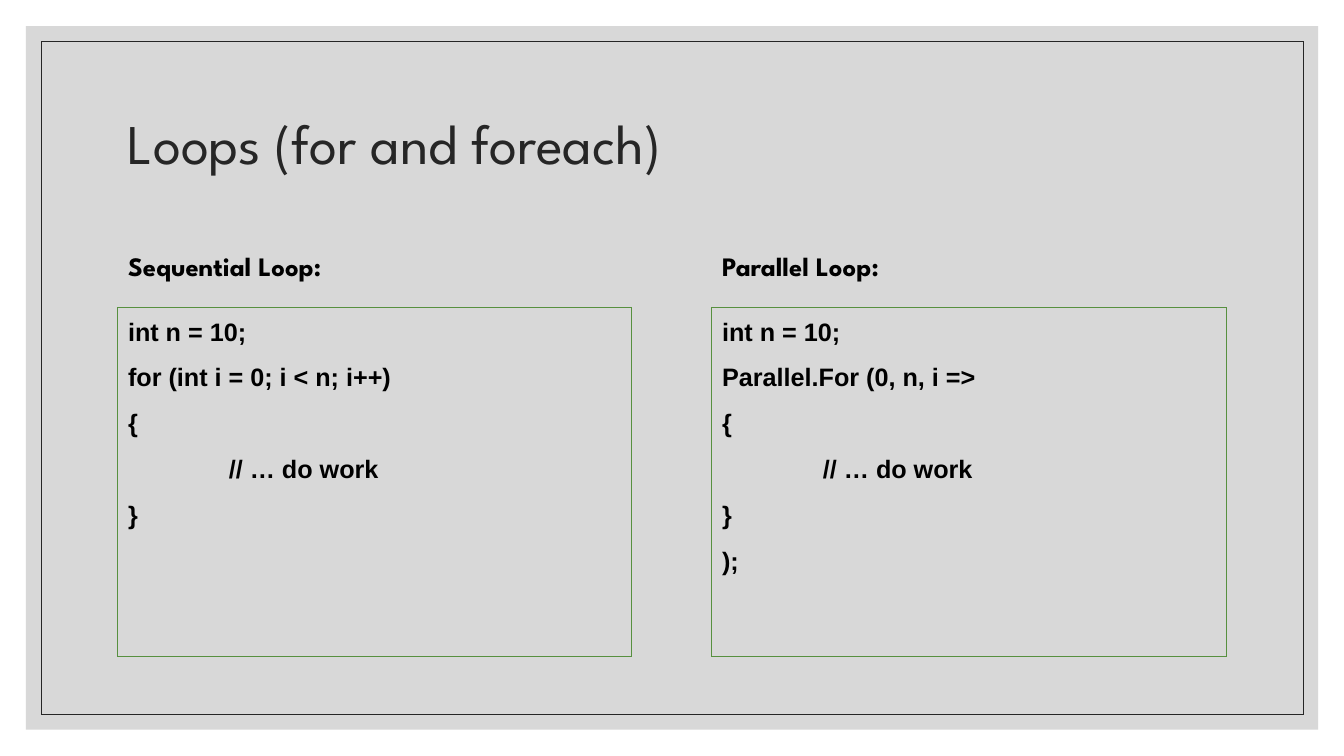
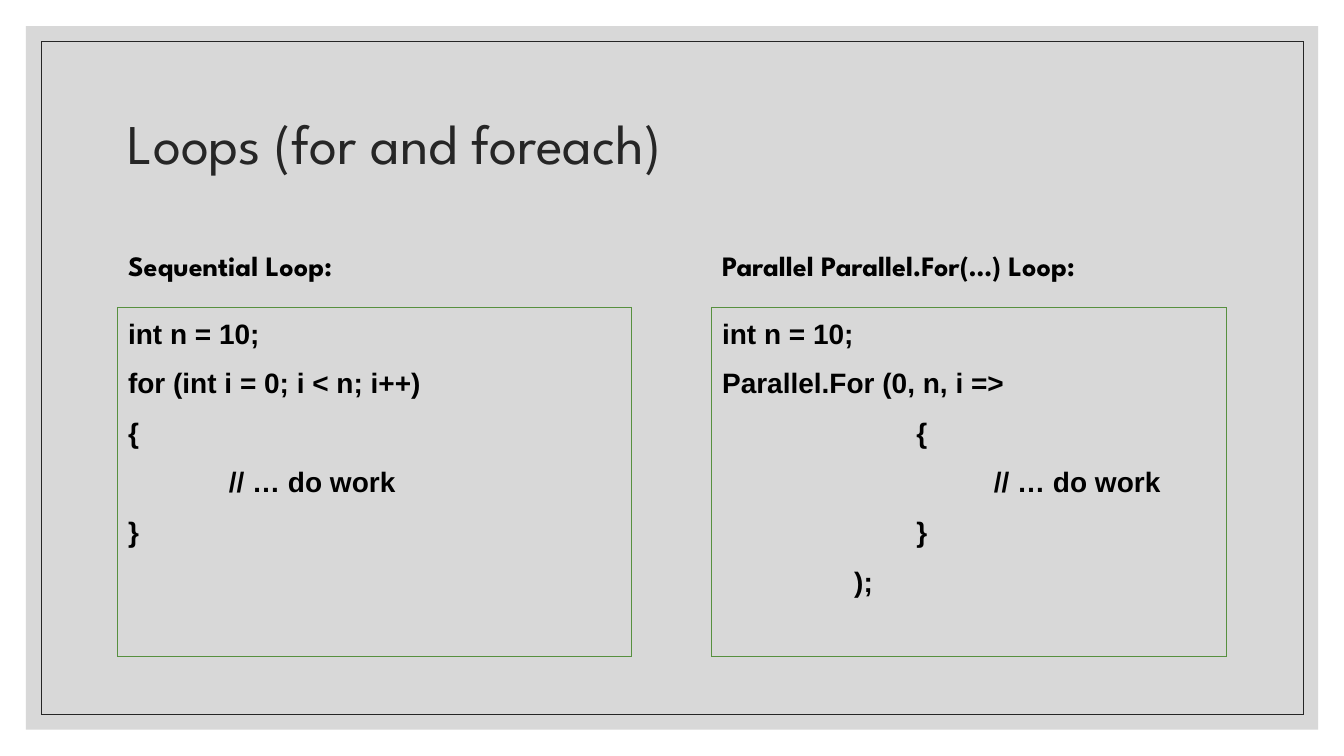
Before and after one commit to belward1/CSC543FinalProject, a slide deck: slide 8 of CSC543FinalProject/CSC 543 - Spring 2021 - Final Project - Bob Elward.pptx. Drawn at 1344x756 pixels with LibreOffice and Linux fonts; fonts in the diff are those of the drawing. Boxes give left, top, right and bottom in pixels: in the first picture for what was removed or moved away, otherwise in the second. Text is boxed around its words. In the diff, an @@ line names an element or a change of style, - is before the commit and + after.

```diff
--- a/CSC543FinalProject/CSC 543 - Spring 2021 - Final Project - Bob Elward.pptx
+++ b/CSC543FinalProject/CSC 543 - Spring 2021 - Final Project - Bob Elward.pptx
@@ text "Sequential Loop:" at [128,256,332,282]: size 19 to 20 pt @@
@@ text at [722,256,1074,282]: text changed; size 19 to 20 pt @@
-Parallel Loop:
+Parallel Parallel.For(…) Loop:
@@ text "int n = 10;" at [118,308,632,656]: size 18 to 20 pt @@
@@ text "int n = 10;" at [712,308,1226,656]: size 18 to 20 pt @@
```
Also in this commit, not shown: 7 other slides changed, 5 other files.
